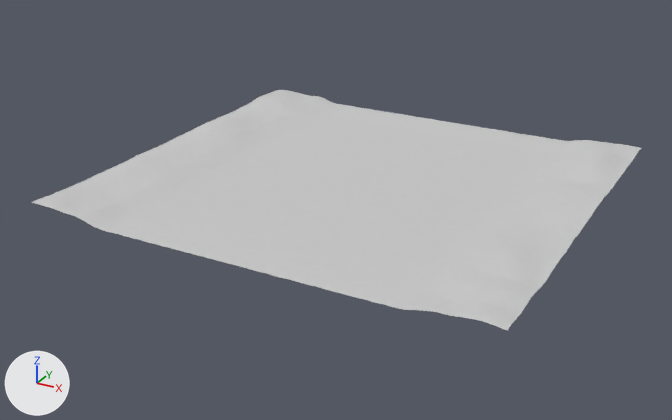
Renders of the FBX model Assets/Game/Meshes/Ground_Mesh.FBX from each side of a commit.
The view is the same before and after, from a camera (50 mm lens) standing at (8497.0, -16893.0, 7428.0) and looking at (-295.0, -908.0, -564.0). Lighting does not change. The marker at lower left points along +X, +Y and +Z. Where no turn or scale is listed for an object, it has been applied to the vertices.

The older version as bpy lines, for what is in view:
```python
me_mesh = bpy.data.meshes.new('Mesh')
me_mesh.from_pydata(...)  # 9114 vertices, 17848 faces; spans x -4905.0..4905.0, y -5000.0..4200.0, z -8.0..265.0
me_mesh.materials.append(mat_groundmat)  # light grey #cacaca
ob_ground = bpy.data.objects.new('Ground', me_mesh)
ob_ground.location = (0.0, 0.0, 0.0)
```
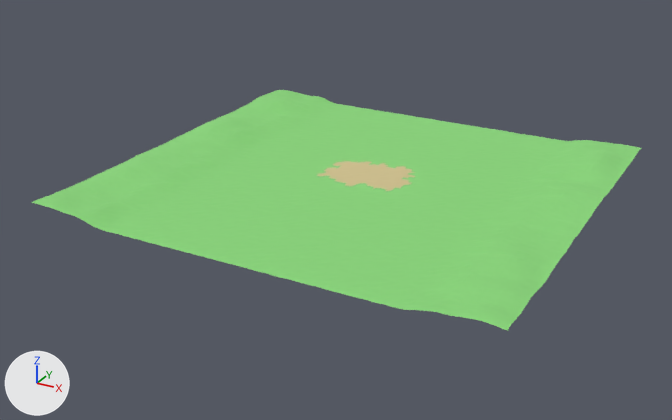
The change in detail:
Material 'Material #71' (mat_material__71) is new.
Its base color is (0.643, 0.545, 0.275) (beige #d2c38f).
Its roughness is 0.859.
Material 'Material #70' (mat_material__70) is new.
Its base color is (0.255, 0.678, 0.196) (green #8ad77a).
Its roughness is 0.859.
me_mesh has 9114 vertices, 17848 faces and spans x -4905.0..4905.0, y -5000.0..4200.0, z -8.0..265.0.
me_mesh is used by ob_ground; location (0.0, 0.0, 0.0).
me_mesh part 1: 17400 of the faces centred in x -4872.0..4872.0, y -4967.0..4167.0, z -6.0..263.0 switch from mat_groundmat (light grey #cacaca) to mat_material__70 (green #8ad77a).
me_mesh part 2: 448 of the faces centred in x -917.0..1017.0, y -767.0..767.0, z -4.0..4.0 switch from mat_groundmat (light grey #cacaca) to mat_material__71 (beige #d2c38f).

Boxes (x1, y1, x2, y2) around the edits, measured in the pictures (672 x 420 px):
part 1 of me_mesh, recoloured (grey to green)
    both: (31, 90, 641, 331)
part 2 of me_mesh, recoloured (grey to beige)
    both: (317, 161, 415, 191)
